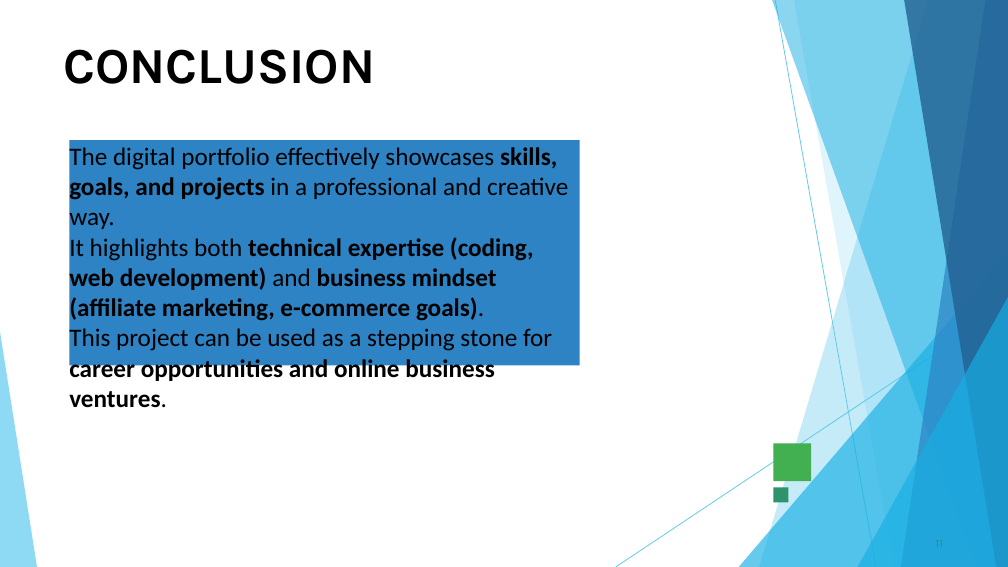
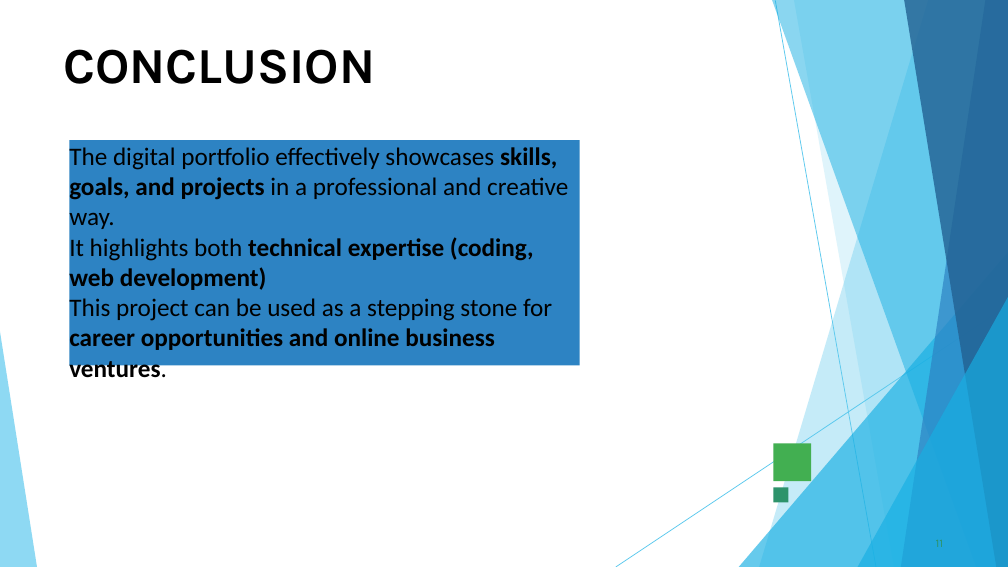
Before and after one commit to 24h301-32/myserver, a slide deck: slide 11 of PPT FWD TNSDC 2025 (6).pptx. Drawn at 1008x567 pixels with LibreOffice and Linux fonts; fonts in the diff are those of the drawing; background and template pictures are left out. Boxes give left, top, right and bottom in pixels: in the first picture for what was removed or moved away, otherwise in the second. Text is boxed around its words. In the diff, an @@ line names an element or a change of style, - is before the commit and + after.

```diff
--- a/PPT FWD TNSDC 2025 (6).pptx
+++ b/PPT FWD TNSDC 2025 (6).pptx
@@ text in freeform shape at [69, 144, 568, 383]: text changed; bold off @@
-The digital portfolio effectively showcases skills, goals, and projects in a professional and creative way.
-It highlights both technical expertise (coding, web development) and business mindset (affiliate marketing, e-commerce goals).
-This project can be used as a stepping stone for career opportunities and online business ventures.
+The digital portfolio effectively showcases skills, goals, and projects in a professional and creative way.
+It highlights both technical expertise (coding, web development)
+This project can be used as a stepping stone for career opportunities and online business ventures.
```
Also in this commit, not shown: 1 other slide changed.
